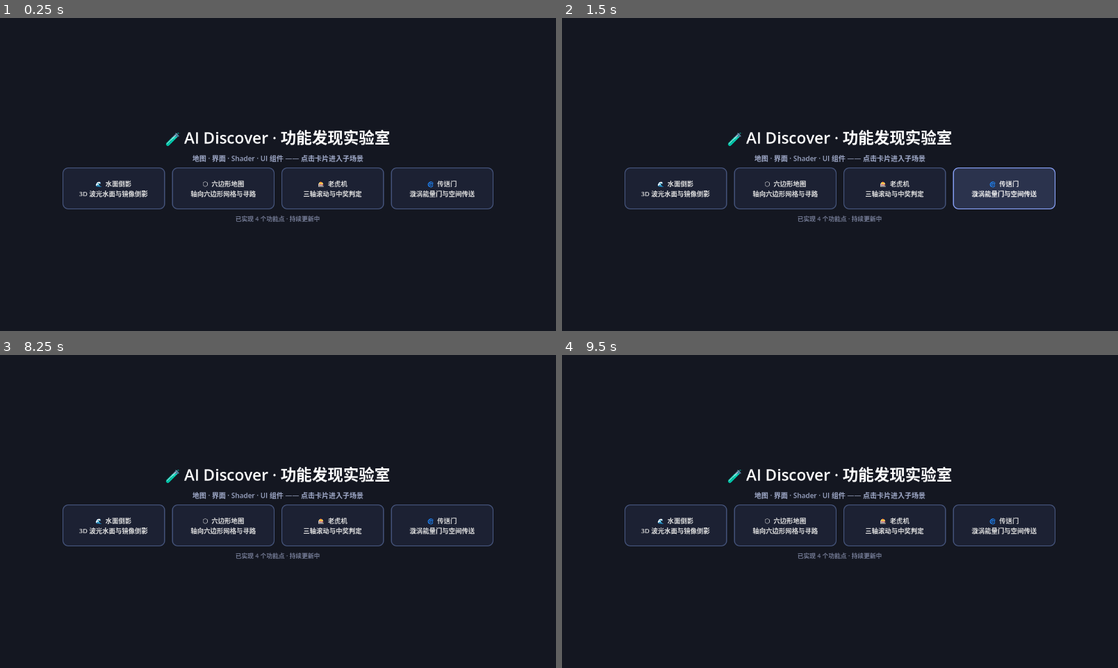
Above: before the commit, frames 1-4 (two rows, left to right).
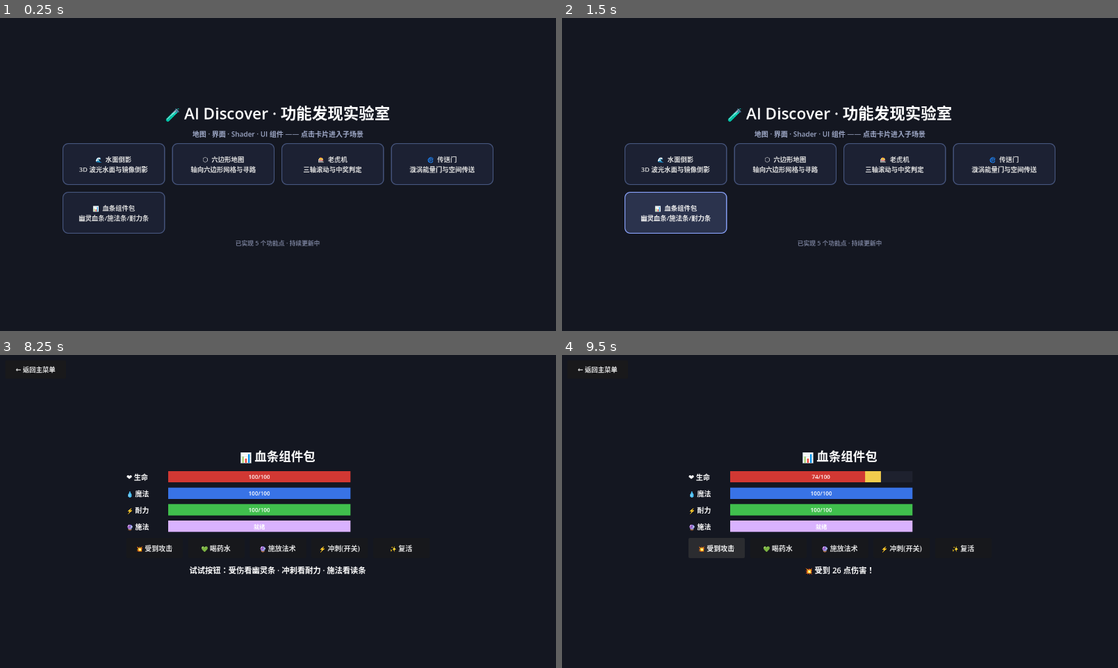
Above: after the commit, the same moments.

Repository: richardkiwilee/pyFramework
Game: Godot game, scene res://scenes/menu.tscn
Same seed, same stepped clock (60 frames per second), same inputs: the game is played once before the commit and once after it.
Inputs (mouse positions are in pixels of both pictures, inside the frame that each line leads up to):
- Up to frame 1 (0.25 s): no input
- Up to frame 2 (1.5 s): click "🌊 水面倒影 3D 波光水面与镜像倒影" at 0.5 s; click "← 返回主菜单" at 1.25 s
- Up to frame 3 (8.25 s): click "⬡ 六边形地图 轴向六边形网格与寻路" at 2 s; click "← 返回主菜单" at 2.75 s; click "🎰 老虎机 三轴滚动与中奖判定" at 3.5 s; click "🎰 旋转 (-100)" at 4.25 s; move the mouse to (400, 495) at 5.02 s; hold D 5.03-5.75 s; click (400, 495) at 5.17 s; click "← 返回主菜单" at 5.75 s; click "🌀 传送门 漩涡能量门与空间传送" at 6.5 s; click "← 返回主菜单" at 7.25 s; click (111, 549) at 8 s, where only the run after the commit has a clickable "📊 血条组件包 幽灵血条/施法条/耐力条"
- Up to frame 4 (9.5 s): click (717, 549) at 8.75 s, where only the run after the commit has a clickable "💥 受到攻击"

The runs differ from the first frame. In frame 1, 6.1% of the frame differs, in the area x 11-89%, y 27-73%; in frame 2, 9.6%; in frame 3, 8.3%; in frame 4, 7.9%.

Commit message:
ai-discover: 功能5 血条组件包——延迟幽灵条/施法读条/耐力消耗与回复
Co-Authored-By: Claude <noreply@anthropic.com>

Diff:
--- /dev/null
+++ b/ai-discover/features/ui_bars/ui_bars.gd
@@ -0,0 +1,185 @@
+extends Control
+## =============================================================================
+## 血条组件包 —— RPG 常用 UI 条合集（纯 UI 组件）
+## =============================================================================
+##   ❤️ 生命条：红色；受伤瞬间扣除，黄色"幽灵条"延迟 0.35s 平滑跟上
+##               （经典 JRPG 延迟伤害显示）
+##   💧 魔法条：蓝色；施法消耗 30 点
+##   ⚡ 耐力条：绿色；按住【冲刺】持续消耗，松开自动回复
+##   🔮 施法条：紫色；点击施法后 2 秒读条，完成后提示
+## 组件实现：每个条 = 深色底框 + 幽灵层 + 前景层 + 数值文字，
+## 用 size.x 直接驱动填充比例，Tween 做平滑过渡。
+## =============================================================================
+
+const BAR_W := 420.0
+const BAR_H := 26.0
+const CAST_TIME := 2.0
+const MP_COST := 30.0
+
+var _hp := 100.0
+var _mp := 100.0
+var _stam := 100.0
+var _casting := false
+var _cast_elapsed := 0.0
+
+var _hp_bar: Dictionary
+var _mp_bar: Dictionary
+var _stam_bar: Dictionary
+var _cast_bar: Dictionary
+
+@onready var bars_box: VBoxContainer = $Center/VBox/BarsBox
+@onready var buttons_row: HBoxContainer = $Center/VBox/ButtonsRow
+@onready var status_label: Label = $Center/VBox/StatusLabel
+@onready var sprint_btn: Button = $Center/VBox/ButtonsRow/SprintBtn
+
+
+func _ready() -> void:
+	_hp_bar = _make_bar("❤️ 生命", Color(0.82, 0.22, 0.20), Color(0.95, 0.80, 0.30))
+	_mp_bar = _make_bar("💧 魔法", Color(0.22, 0.45, 0.90), Color(0.60, 0.80, 1.00))
+	_stam_bar = _make_bar("⚡ 耐力", Color(0.25, 0.75, 0.30), Color(0.70, 1.00, 0.60))
+	_cast_bar = _make_bar("🔮 施法", Color(0.60, 0.35, 0.90), Color(0.85, 0.70, 1.00))
+	_set_frac(_cast_bar, 0.0)
+
+	$Center/VBox/ButtonsRow/HurtBtn.pressed.connect(_take_damage)
+	$Center/VBox/ButtonsRow/HealBtn.pressed.connect(_heal)
+	$Center/VBox/ButtonsRow/CastBtn.pressed.connect(_start_cast)
+	$Center/VBox/ButtonsRow/ReviveBtn.pressed.connect(_revive)
+	_refresh_values()
+
+
+## 造一条血条：标题 + 底框(幽灵层+前景层) + 数值
+func _make_bar(title: String, color: Color, ghost_color: Color) -> Dictionary:
+	var row := HBoxContainer.new()
+	row.add_theme_constant_override("separation", 10)
+	bars_box.add_child(row)
+
+	var t := Label.new()
+	t.text = title
+	t.custom_minimum_size = Vector2(86, 0)
+	t.add_theme_font_size_override("font_size", 16)
+	row.add_child(t)
+
+	var frame := Control.new()
+	frame.custom_minimum_size = Vector2(BAR_W, BAR_H)
+	row.add_child(frame)
+
+	var bg := ColorRect.new()
+	bg.size = Vector2(BAR_W, BAR_H)
+	bg.color = Color(0.12, 0.13, 0.18)
+	frame.add_child(bg)
+
+	var ghost := ColorRect.new()
+	ghost.size = Vector2(BAR_W, BAR_H)
+	ghost.color = ghost_color
+	frame.add_child(ghost)
+
+	var fill := ColorRect.new()
+	fill.size = Vector2(BAR_W, BAR_H)
+	fill.color = color
+	frame.add_child(fill)
+
+	var value := Label.new()
+	value.size = Vector2(BAR_W, BAR_H)
+	value.horizontal_alignment = HORIZONTAL_ALIGNMENT_CENTER
+	value.vertical_alignment = VERTICAL_ALIGNMENT_CENTER
+	value.add_theme_font_size_override("font_size", 13)
+	frame.add_child(value)
+
+	return {"fill": fill, "ghost": ghost, "value": value}
+
+
+func _set_frac(bar: Dictionary, frac: float) -> void:
+	bar["fill"].size.x = BAR_W * clampf(frac, 0.0, 1.0)
+
+
+## 幽灵条平滑跟随前景条
+func _tween_ghost(bar: Dictionary, delay: float) -> void:
+	if bar.has("ghost_tween") and is_instance_valid(bar["ghost_tween"]):
+		bar["ghost_tween"].kill()
+	var tw := create_tween()
+	tw.tween_interval(delay)
+	tw.tween_property(bar["ghost"], "size:x", bar["fill"].size.x, 0.5)
+	bar["ghost_tween"] = tw
+
+
+# ============================================================
+#  行为
+# ============================================================
+func _take_damage() -> void:
+	if _hp <= 0.0:
+		status_label.text = "💀 已经濒死了，先复活吧！"
+		return
+	var dmg := 15 + randi() % 26
+	_hp = maxf(0.0, _hp - dmg)
+	_set_frac(_hp_bar, _hp / 100.0)
+	_tween_ghost(_hp_bar, 0.35)
+	status_label.text = "💥 受到 %d 点伤害！" % dmg
+	if _hp <= 0.0:
+		status_label.text = "💀 濒死！点击【复活】恢复"
+	_refresh_values()
+
+
+func _heal() -> void:
+	if _hp >= 100.0:
+		status_label.text = "😊 生命值已满"
+		return
+	_hp = minf(100.0, _hp + 30.0)
+	_set_frac(_hp_bar, _hp / 100.0)
+	_hp_bar["ghost"].size.x = _hp_bar["fill"].size.x   # 治疗时幽灵条立刻跟上
+	status_label.text = "💚 恢复 30 点生命"
+	_refresh_values()
+
+
+func _start_cast() -> void:
+	if _casting:
+		status_label.text = "⏳ 正在施法…"
+		return
+	if _mp < MP_COST:
+		status_label.text = "🧪 魔法不足（需要 %d 点）" % MP_COST
+		return
+	_mp -= MP_COST
+	_casting = true
+	_cast_elapsed = 0.0
+	status_label.text = "🔮 施法中…（2 秒读条）"
+	_refresh_values()
+
+
+func _revive() -> void:
+	_hp = 100.0
+	_mp = 100.0
+	_stam = 100.0
+	_set_frac(_hp_bar, 1.0)
+	_set_frac(_mp_bar, 1.0)
+	_set_frac(_stam_bar, 1.0)
+	_hp_bar["ghost"].size.x = BAR_W
+	status_label.text = "✨ 满血复活！"
+	_refresh_values()
+
+
+func _process(delta: float) -> void:
+	# 耐力：按住冲刺消耗，松开自动回复
+	if sprint_btn.button_pressed and _stam > 0.0:
+		_stam = maxf(0.0, _stam - 42.0 * delta)
+		_set_frac(_stam_bar, _stam / 100.0)
+	elif _stam < 100.0:
+		_stam = minf(100.0, _stam + 26.0 * delta)
+		_set_frac(_stam_bar, _stam / 100.0)
+
+	# 施法读条
+	if _casting:
+		_cast_elapsed += delta
+		_set_frac(_cast_bar, _cast_elapsed / CAST_TIME)
+		_cast_bar["value"].text = "%.0f%%" % (_cast_elapsed / CAST_TIME * 100.0)
+		if _cast_elapsed >= CAST_TIME:
+			_casting = false
+			status_label.text = "🎇 法术施放完成！"
+			var tw := create_tween()
+			tw.tween_interval(0.8)
+			tw.tween_callback(func(): _cast_bar["value"].text = "就绪")
+
+
+func _refresh_values() -> void:
+	_hp_bar["value"].text = "%d/%d" % [_hp, 100]
+	_mp_bar["value"].text = "%d/%d" % [_mp, 100]
+	_stam_bar["value"].text = "%d/%d" % [_stam, 100]
+	_cast_bar["value"].text = "就绪" if not _casting else _cast_bar["value"].text
--- /dev/null
+++ b/ai-discover/features/ui_bars/ui_bars.tscn
@@ -0,0 +1,79 @@
+[gd_scene load_steps=3 format=3]
+
+[ext_resource type="Script" path="res://features/ui_bars/ui_bars.gd" id="1_main"]
+[ext_resource type="PackedScene" path="res://scenes/back_button.tscn" id="2_back"]
+
+[node name="UIBars" type="Control"]
+layout_mode = 3
+anchors_preset = 15
+anchor_right = 1.0
+anchor_bottom = 1.0
+grow_horizontal = 2
+grow_vertical = 2
+script = ExtResource("1_main")
+
+[node name="Center" type="CenterContainer" parent="."]
+layout_mode = 1
+anchors_preset = 15
+anchor_right = 1.0
+anchor_bottom = 1.0
+grow_horizontal = 2
+grow_vertical = 2
+
+[node name="VBox" type="VBoxContainer" parent="Center"]
+layout_mode = 2
+theme_override_constants/separation = 14
+
+[node name="TitleLabel" type="Label" parent="Center/VBox"]
+layout_mode = 2
+theme_override_font_sizes/font_size = 28
+text = "📊 血条组件包"
+horizontal_alignment = 1
+
+[node name="BarsBox" type="VBoxContainer" parent="Center/VBox"]
+layout_mode = 2
+theme_override_constants/separation = 12
+
+[node name="ButtonsRow" type="HBoxContainer" parent="Center/VBox"]
+layout_mode = 2
+theme_override_constants/separation = 12
+alignment = 1
+
+[node name="HurtBtn" type="Button" parent="Center/VBox/ButtonsRow"]
+custom_minimum_size = Vector2(130, 46)
+layout_mode = 2
+theme_override_font_sizes/font_size = 16
+text = "💥 受到攻击"
+
+[node name="HealBtn" type="Button" parent="Center/VBox/ButtonsRow"]
+custom_minimum_size = Vector2(130, 46)
+layout_mode = 2
+theme_override_font_sizes/font_size = 16
+text = "💚 喝药水"
+
+[node name="CastBtn" type="Button" parent="Center/VBox/ButtonsRow"]
+custom_minimum_size = Vector2(130, 46)
+layout_mode = 2
+theme_override_font_sizes/font_size = 16
+text = "🔮 施放法术"
+
+[node name="SprintBtn" type="Button" parent="Center/VBox/ButtonsRow"]
+custom_minimum_size = Vector2(130, 46)
+layout_mode = 2
+theme_override_font_sizes/font_size = 16
+toggle_mode = true
+text = "⚡ 冲刺(开关)"
+
+[node name="ReviveBtn" type="Button" parent="Center/VBox/ButtonsRow"]
+custom_minimum_size = Vector2(130, 46)
+layout_mode = 2
+theme_override_font_sizes/font_size = 16
+text = "✨ 复活"
+
+[node name="StatusLabel" type="Label" parent="Center/VBox"]
+layout_mode = 2
+theme_override_font_sizes/font_size = 18
+text = "试试按钮：受伤看幽灵条 · 冲刺看耐力 · 施法看读条"
+horizontal_alignment = 1
+
+[node name="BackButton" parent="." instance=ExtResource("2_back")]
--- a/ai-discover/scripts/menu.gd
+++ b/ai-discover/scripts/menu.gd
@@ -14,6 +14,7 @@
 	{"icon": "⬡", "name": "六边形地图", "desc": "轴向六边形网格与寻路", "scene": "res://features/hex_map/hex_map.tscn"},
 	{"icon": "🎰", "name": "老虎机", "desc": "三轴滚动与中奖判定", "scene": "res://features/slot_machine/slot_machine.tscn"},
 	{"icon": "🌀", "name": "传送门", "desc": "漩涡能量门与空间传送", "scene": "res://features/portal/portal.tscn"},
+	{"icon": "📊", "name": "血条组件包", "desc": "幽灵血条/施法条/耐力条", "scene": "res://features/ui_bars/ui_bars.tscn"},
 ]
 
 @onready var grid: GridContainer = $CenterBox/VBox/Grid
